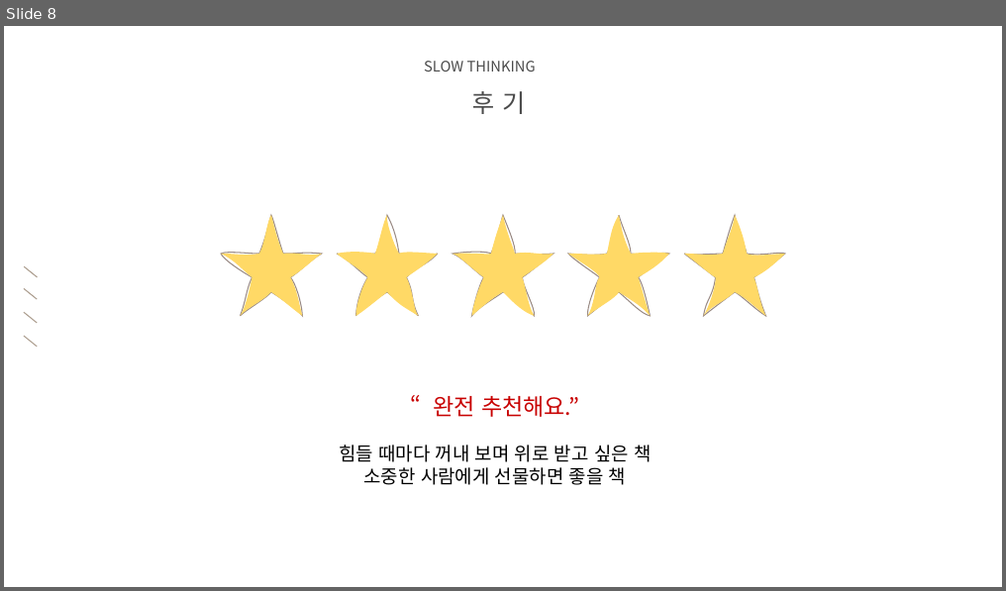
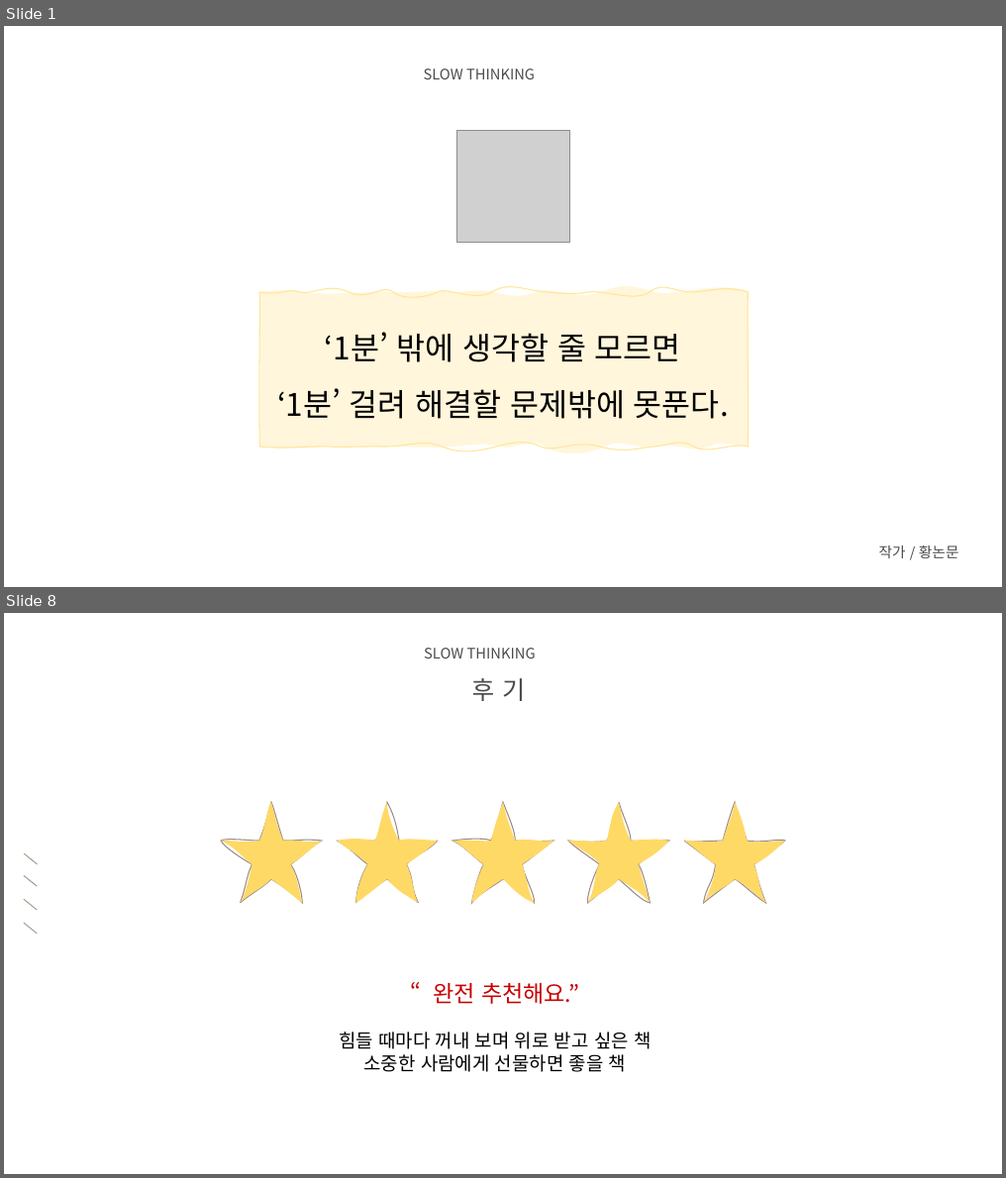
Before and after one commit to audgks5551/ppt, a slide deck: 2조.pptx. Shown one above the other, each under a label of ours: slide 8 before the commit, slides 1 and 8 after it; the slides between them are not shown. The pictures are 1006x591 and 1006x1178 pixels, drawn with LibreOffice and Linux fonts; fonts in the diff are those of the drawing; grey boxes stand for pictures; background and template pictures are left out. Boxes give left, top, right and bottom in pixels: in the first picture for what was removed or moved away, otherwise in the second. Text is boxed around its words. In the diff, an @@ line names an element or a change of style, - is before the commit and + after.

```diff
--- a/2조.pptx
+++ b/2조.pptx
@@ slide 1 added at <box>4,26,1002,587</box>, background picture (left out) @@
@@ text added at <box>424,69,535,79</box>, 14 pt, text #000000 at 71% opacity @@
+SLOW THINKING
@@ picture added at <box>456,130,569,243</box> @@
@@ freeform shape added at <box>260,292,748,448</box>, fill #FFE699 at 35% opacity, outline #FFE699 1 pt @@
@@ text added at <box>277,332,729,419</box>, 30 pt, text #000000 @@
+‘1분’ 밖에 생각할 줄 모르면
+‘1분’ 걸려 해결할 문제밖에 못푼다.
@@ text added at <box>879,546,959,559</box>, 14 pt, text #000000 at 71% opacity @@
+작가 / 황논문
```
Also in this commit, not shown: 5 slides changed, 1 slide removed.
